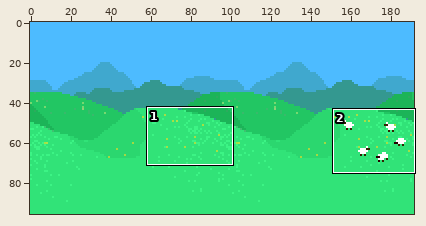
One commit to this pixel-art file: Emma Art/background-ground.aseprite. The picture above shows the old version from afar; the outline marks the close-up.
Close-up. The starting point:
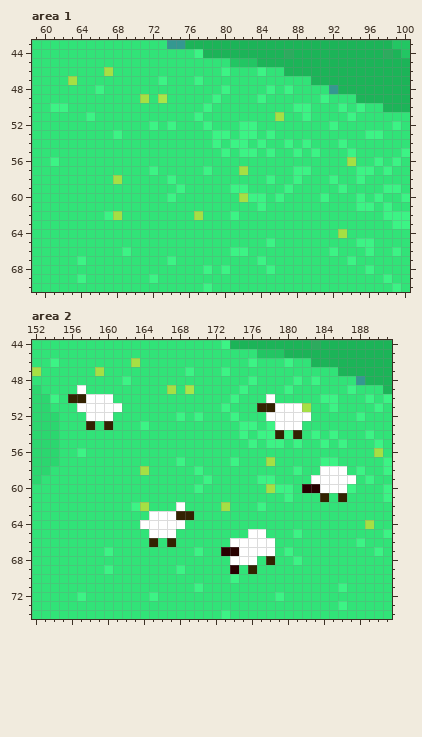
192x96 pixels, 1 frame. Colours within 5 levels of each other are drawn and written as one. Shown: area 1: x 59..100, y 43..70; area 2: x 152..191, y 44..74.
New version:
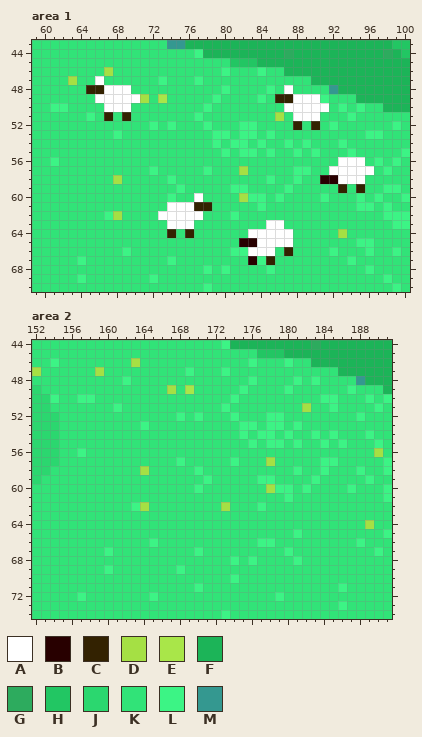
Palette (. is transparent): A #ffffff  B #280000  C #332201  D #a5e044  E #a9e649  F #1cb458  G #2dab5e  H #22c663  J #2bd76f  K #31e378  L #3cf485  M #349890
The exact change:
Changed rows in their new state; - is an unchanged pixel.
Area 1, layer "sheep":
first column x 65:
47 -A-------------------------
48 CCAAA-----------------A----
49 -AAAAA---------------CCAAA-
50 --AAA-----------------AAAAA
51 --C-C------------------AAA-
52 -----------------------C-C-
first column x 73:
56 --------------------AAA-
57 -------------------AAAAA
58 ------------------BBAAA-
59 --------------------C-C-
60 ----A-------------------
61 -AAACC------------------
62 AAAAA-------------------
63 -AAA--------AA----------
64 -C-C------AAAAA---------
65 ---------BBAAAA---------
66 ----------AAA-C---------
67 ----------B-C-----------
Area 2, layer "sheep":
first column x 156:
49 -K-------------------------
50 KLLKK-----------------K----
51 -KKKKL---------------KKKKK-
52 --KKK-----------------LLKKK
53 --K-K------------------LKL-
54 -----------------------K-K-
first column x 164:
58 --------------------LKK-
59 -------------------LKKKK
60 ------------------LKKKK-
61 --------------------K-K-
62 ----K-------------------
63 -KKKKK------------------
64 KKKKK-------------------
65 -KKK--------KK----------
66 -L-K------KKKLL---------
67 ---------KKKKKK---------
68 ----------LKL-K---------
69 ----------K-K-----------
